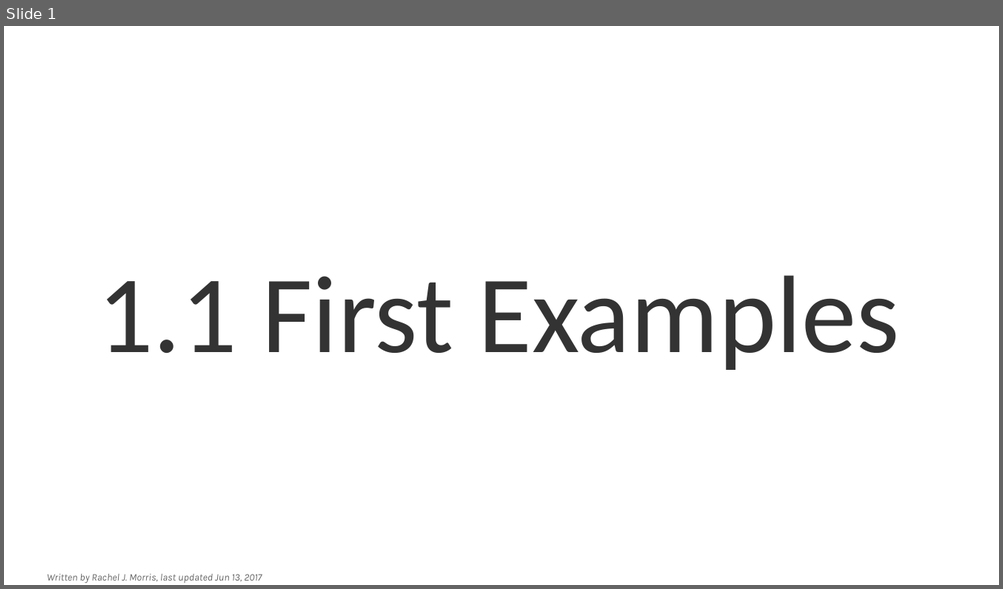
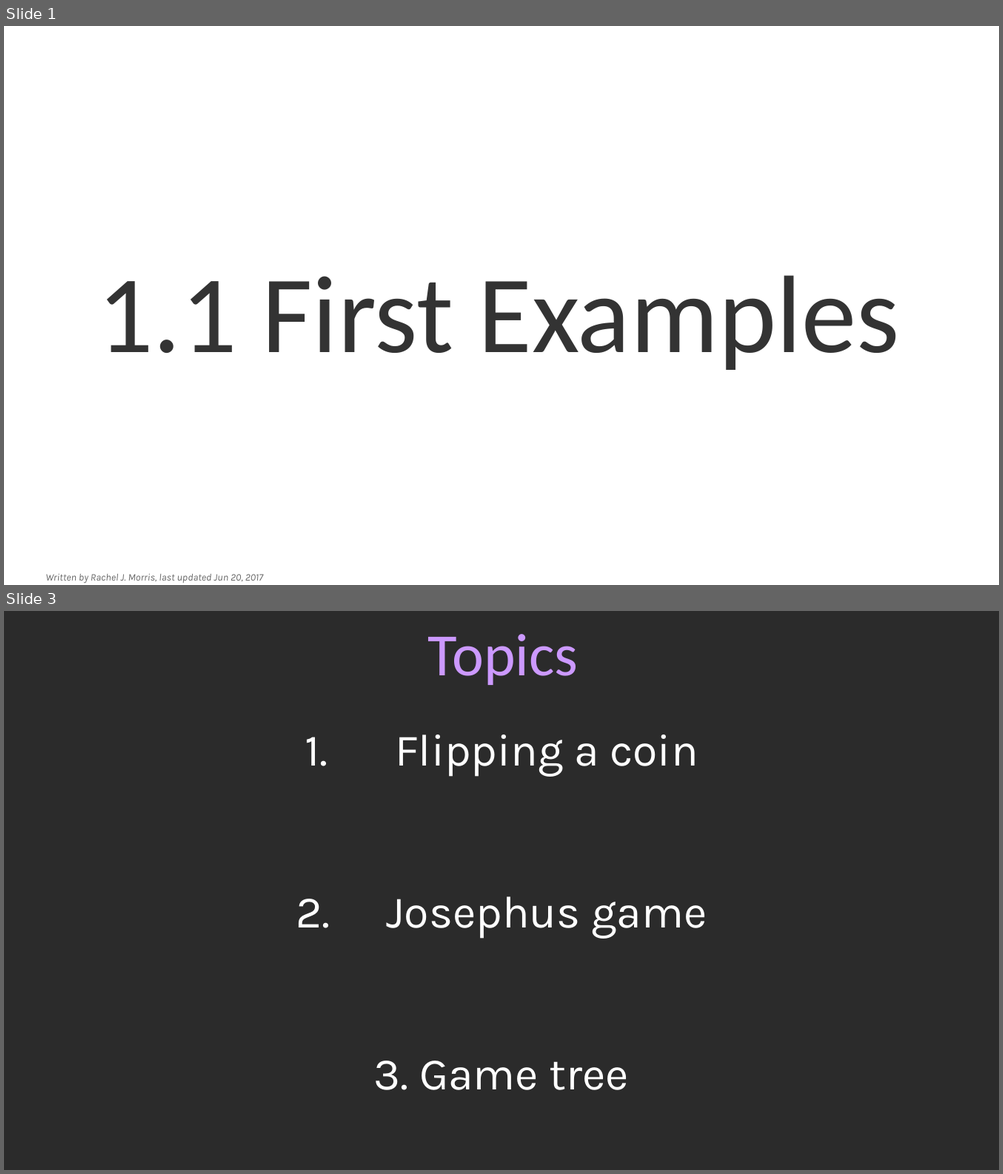
Before and after one commit to nguyenchithien/CS210-Discrete-Structures, a slide deck: Lectures/1-1_First_Examples.odp. Shown one above the other, each under a label of ours: slide 1 before the commit, slides 1 and 3 after it; the slides between them are not shown. The pictures are 1003x589 and 1003x1174 pixels, drawn with LibreOffice and Linux fonts; fonts in the diff are those of the drawing; background and template pictures are left out; a plain dark background stands for a picture behind light text. Boxes give left, top, right and bottom in pixels: in the first picture for what was removed or moved away, otherwise in the second. Text is boxed around its words. In the diff, an @@ line names an element or a change of style, - is before the commit and + after.

```diff
--- a/Lectures/1-1_First_Examples.odp
+++ b/Lectures/1-1_First_Examples.odp
@@ slide 3 added at box(4, 611, 999, 1170), background picture (left out) @@
@@ title added at box(428, 634, 578, 685), 48 pt, text #CC99FF @@
+Topics
@@ text added at box(296, 735, 706, 1091), 36 pt, text #FFFFFF @@
+1. Flipping a coin
+2. Josephus game
+3. Game tree
@@ slide 1 changed as well @@
@@ text at box(45, 574, 263, 583): text changed @@
-Written by Rachel J. Morris, last updated Jun 13, 2017
+Written by Rachel J. Morris, last updated Jun 20, 2017
```
Also in this commit, not shown: 27 other slides added, 2 slides removed, 4 other files.
